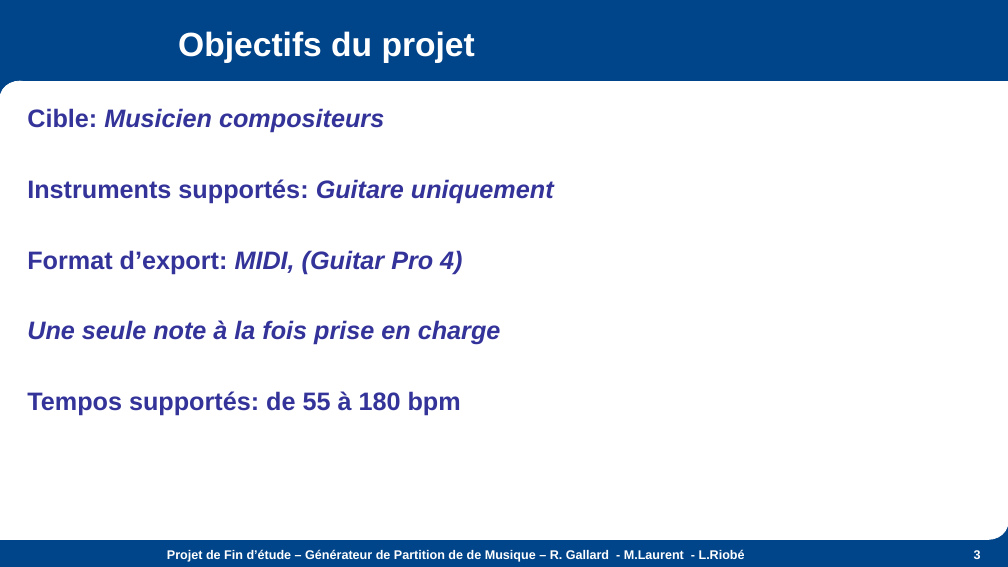
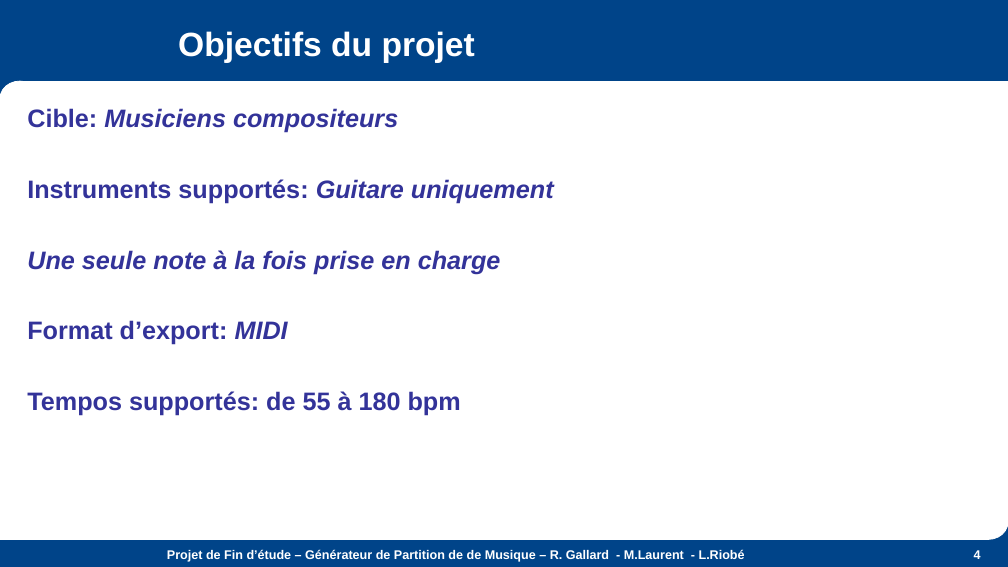
Before and after one commit to the-midge/gentab, a slide deck: slide 4 of Docs/Présentation-PFE.pptx (slide 3 before the commit). Drawn at 1008x567 pixels with LibreOffice and Linux fonts; fonts in the diff are those of the drawing; background and template pictures are left out. Boxes give left, top, right and bottom in pixels: in the first picture for what was removed or moved away, otherwise in the second. Text is boxed around its words. In the diff, an @@ line names an element or a change of style, - is before the commit and + after.

```diff
--- a/Docs/Présentation-PFE.pptx
+++ b/Docs/Présentation-PFE.pptx
@@ text at <box>27,108,398,133</box>: text changed @@
-Cible: Musicien compositeurs
+Cible: Musiciens compositeurs
@@ text at <box>27,250,462,274</box>: paragraph removed @@
-Format d’export: MIDI, (Guitar Pro 4)
@@ text at <box>27,320,288,345</box>: paragraph added @@
+Format d’export: MIDI
@@ page number at <box>974,550,981,559</box>: text changed @@
-3
+4
```
Also in this commit, not shown: 6 other slides changed, 8 slides added, 16 other files.
